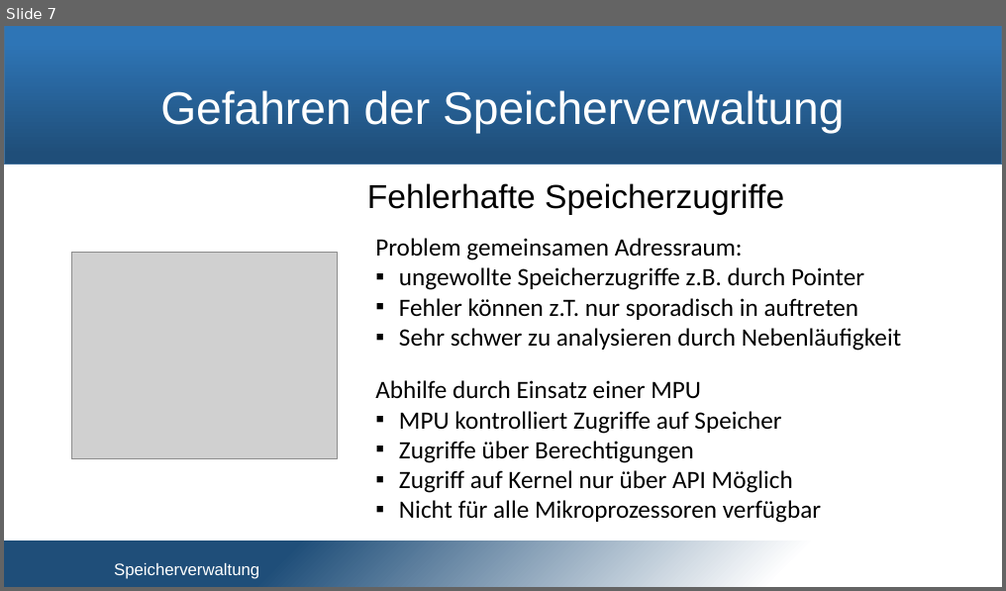
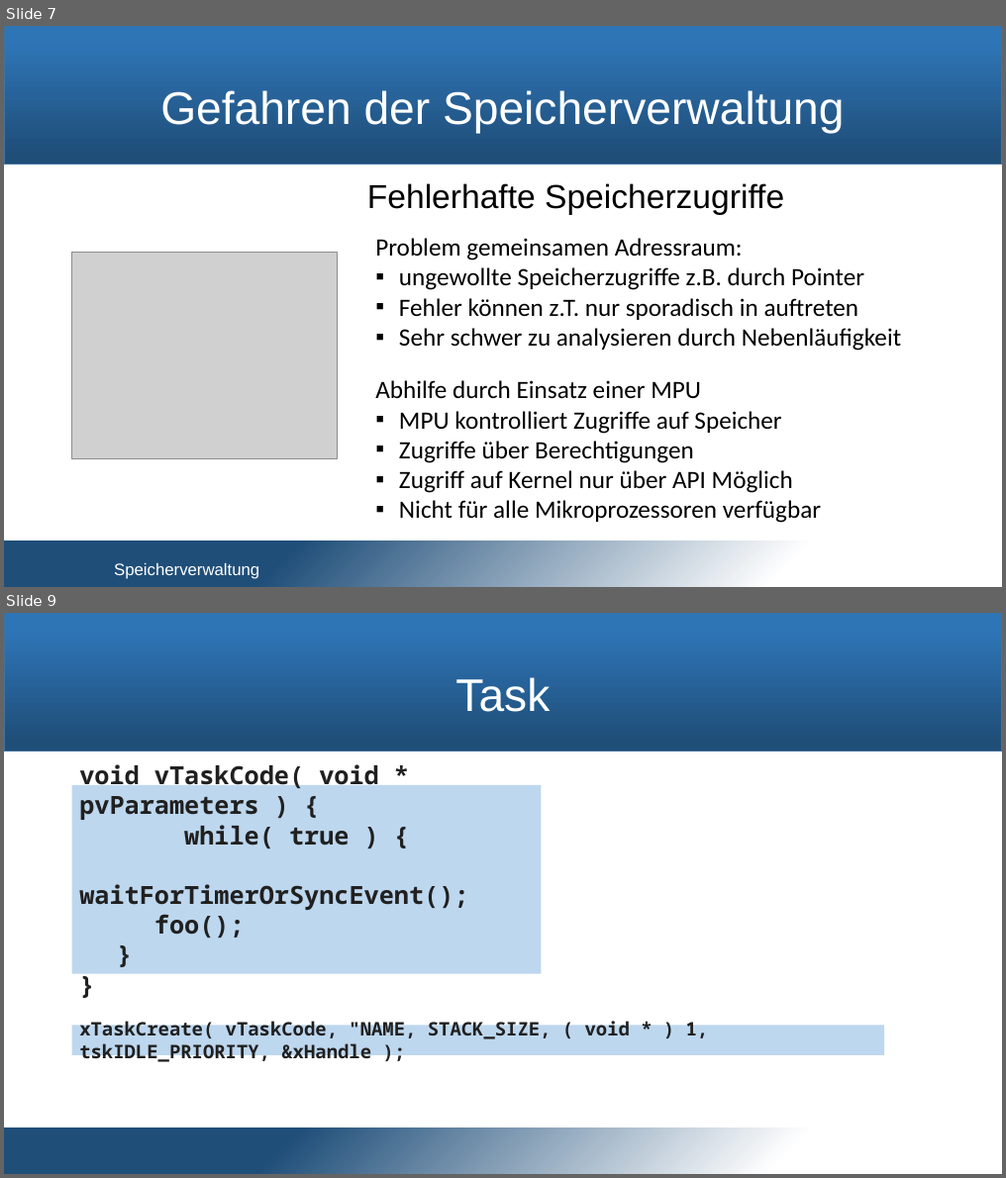
Before and after one commit to snobz/Seminar_BS_2017, a slide deck: Päsi/Seminar Betriebssysteme.pptx. Shown one above the other, each under a label of ours: slide 7 before the commit, slides 7 and 9 after it; the slides between them are not shown. The pictures are 1006x591 and 1006x1178 pixels, drawn with LibreOffice and Linux fonts; fonts in the diff are those of the drawing; grey boxes stand for pictures; background and template pictures are left out. Boxes give left, top, right and bottom in pixels: in the first picture for what was removed or moved away, otherwise in the second. Text is boxed around its words. In the diff, an @@ line names an element or a change of style, - is before the commit and + after.

```diff
--- a/Päsi/Seminar Betriebssysteme.pptx
+++ b/Päsi/Seminar Betriebssysteme.pptx
@@ slide 9 added at [4, 613, 1002, 1174], background #FFFFFF; not listed: 2 template elements that a slide beside it also shows @@
@@ title added at [455, 677, 549, 712], 44 pt, text #FFFFFF @@
+Task
@@ rectangle added at [72, 785, 542, 973], fill #BDD7EE, 24 pt, text #202020, bold @@
+void vTaskCode( void * pvParameters ) {
+while( true ) {
+waitForTimerOrSyncEvent();
+foo();
+  }
+}
@@ rectangle added at [72, 1026, 884, 1056], fill #BDD7EE, 18 pt, text #202020, bold @@
+xTaskCreate( vTaskCode, "NAME, STACK_SIZE, ( void * ) 1, tskIDLE_PRIORITY, &xHandle );
```
Also in this commit, not shown: 2 slides changed, 4 other slides added, 2 slides removed, 2 other files.
